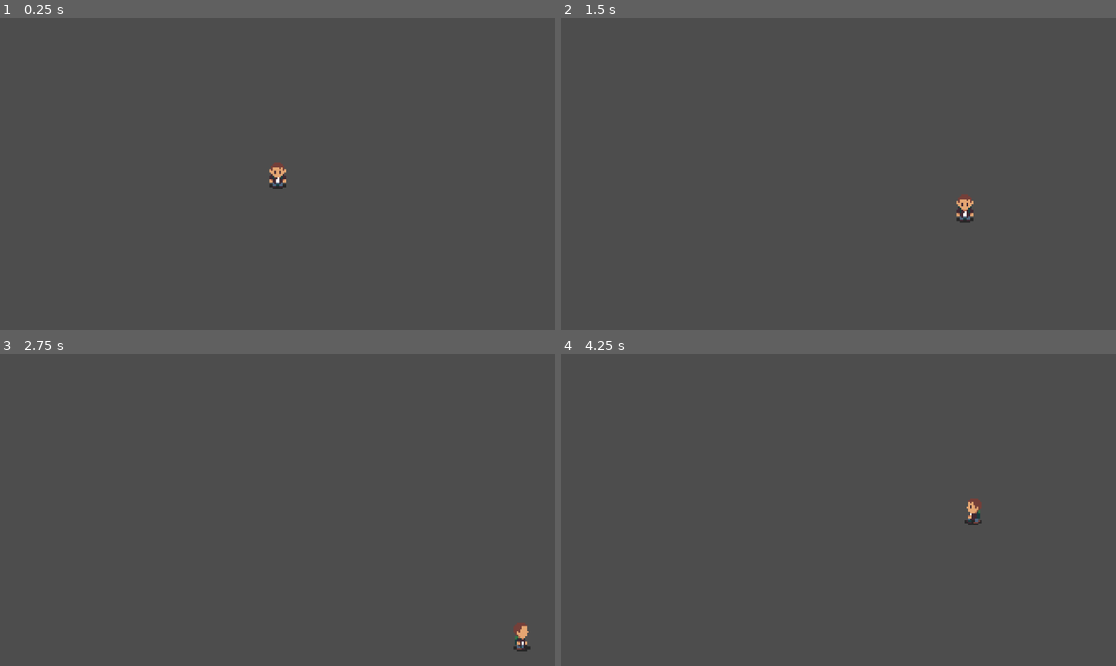
Above: before the commit, frames 1-4 (two rows, left to right).
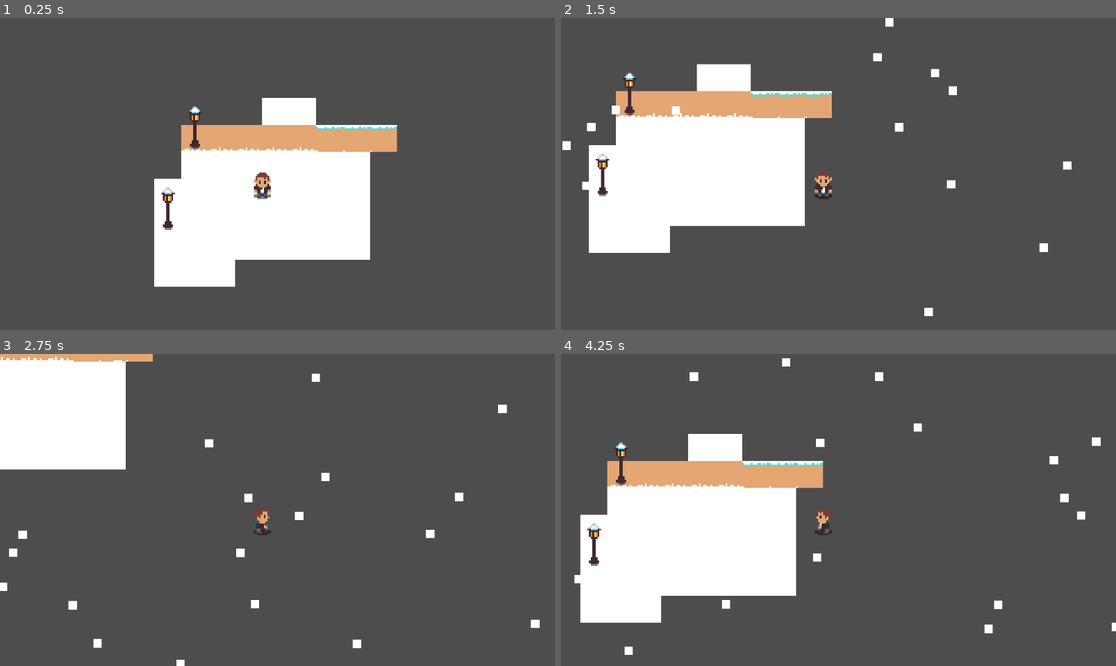
Above: after the commit, the same moments.

Repository: MatteoTMosca/sprig
Game: Godot game, scene res://world.tscn
Two runs of this game, one before a commit and one after it. Both use one fixed random seed, a clock stepped at 60 frames per second and the inputs below. Before the commit the project has no main scene; this scene is started directly in both runs.
Inputs:
- Up to frame 1 (0.25 s): no input
- Up to frame 2 (1.5 s): hold Right (right) 0.53-1.28 s; hold Down (down) from 1.28 s (still down)
- Up to frame 3 (2.75 s): release Down (down) at 2.03 s; hold Right (right) from 2.03 s (still down)
- Up to frame 4 (4.25 s): release Right (right) at 2.78 s; hold Up (up) 2.78-3.53 s; hold Left (left) from 3.53 s (still down)

The runs differ from the first frame. In frame 1, 19% of the frame differs, in the area x 27-72%, y 25-87%; in frame 2, 20%; in frame 3, 9.7%; in frame 4, 20%, in the area x 2-100%, y 1-97%.

Commit message:
working on map

Diff:
--- a/project.godot
+++ b/project.godot
@@ -11,6 +11,7 @@
 [application]
 
 config/name="Sprig"
+run/main_scene="uid://cn1fqgrh16cnq"
 config/features=PackedStringArray("4.4", "GL Compatibility")
 config/icon="res://icon.svg"
 
@@ -40,6 +41,26 @@
 "events": [Object(InputEventKey,"resource_local_to_scene":false,"resource_name":"","device":-1,"window_id":0,"alt_press …(195 unchanged characters)…
 ]
 }
+w={
+"deadzone": 0.2,
+"events": [Object(InputEventKey,"resource_local_to_scene":false,"resource_name":"","device":-1,"window_id":0,"alt_pressed":false,"shift_pressed":false,"ctrl_pressed":false,"meta_pressed":false,"pressed":false,"keycode":0,"physical_keycode":87,"key_label":0,"unicode":119,"location":0,"echo":false,"script":null)
+]
+}
+a={
+"deadzone": 0.2,
+"events": [Object(InputEventKey,"resource_local_to_scene":false,"resource_name":"","device":-1,"window_id":0,"alt_pressed":false,"shift_pressed":false,"ctrl_pressed":false,"meta_pressed":false,"pressed":false,"keycode":0,"physical_keycode":65,"key_label":0,"unicode":97,"location":0,"echo":false,"script":null)
+]
+}
+s={
+"deadzone": 0.2,
+"events": [Object(InputEventKey,"resource_local_to_scene":false,"resource_name":"","device":-1,"window_id":0,"alt_pressed":false,"shift_pressed":false,"ctrl_pressed":false,"meta_pressed":false,"pressed":false,"keycode":0,"physical_keycode":83,"key_label":0,"unicode":115,"location":0,"echo":false,"script":null)
+]
+}
+d={
+"deadzone": 0.2,
+"events": [Object(InputEventKey,"resource_local_to_scene":false,"resource_name":"","device":-1,"window_id":0,"alt_pressed":false,"shift_pressed":false,"ctrl_pressed":false,"meta_pressed":false,"pressed":false,"keycode":0,"physical_keycode":68,"key_label":0,"unicode":100,"location":0,"echo":false,"script":null)
+]
+}
 
 [rendering]
 
--- a/resources/scene/player.tscn
+++ b/resources/scene/player.tscn
@@ -43,21 +43,21 @@
 atlas = ExtResource("2_dkm6r")
 region = Rect2(720, 0, 18, 18)
 
+[sub_resource type="AtlasTexture" id="AtlasTexture_a2n5d"]
+atlas = ExtResource("2_dkm6r")
+region = Rect2(180, 0, 18, 18)
+
+[sub_resource type="AtlasTexture" id="AtlasTexture_dkm6r"]
+atlas = ExtResource("2_dkm6r")
+region = Rect2(198, 0, 18, 18)
+
 [sub_resource type="AtlasTexture" id="AtlasTexture_8yp2d"]
 atlas = ExtResource("2_dkm6r")
-region = Rect2(468, 0, 18, 18)
+region = Rect2(216, 0, 18, 18)
 
 [sub_resource type="AtlasTexture" id="AtlasTexture_flrs6"]
 atlas = ExtResource("2_dkm6r")
-region = Rect2(486, 0, 18, 18)
-
-[sub_resource type="AtlasTexture" id="AtlasTexture_xu3na"]
-atlas = ExtResource("2_dkm6r")
-region = Rect2(504, 0, 18, 18)
-
-[sub_resource type="AtlasTexture" id="AtlasTexture_f1roc"]
-atlas = ExtResource("2_dkm6r")
-region = Rect2(522, 0, 18, 18)
+region = Rect2(234, 0, 18, 18)
 
 [sub_resource type="AtlasTexture" id="AtlasTexture_80toy"]
 atlas = ExtResource("2_dkm6r")
@@ -170,16 +170,16 @@
 }, {
 "frames": [{
 "duration": 1.0,
+"texture": SubResource("AtlasTexture_a2n5d")
+}, {
+"duration": 1.0,
+"texture": SubResource("AtlasTexture_dkm6r")
+}, {
+"duration": 1.0,
 "texture": SubResource("AtlasTexture_8yp2d")
 }, {
 "duration": 1.0,
 "texture": SubResource("AtlasTexture_flrs6")
-}, {
-"duration": 1.0,
-"texture": SubResource("AtlasTexture_xu3na")
-}, {
-"duration": 1.0,
-"texture": SubResource("AtlasTexture_f1roc")
 }],
 "loop": true,
 "name": &"e_walk",
--- a/resources/scripts/player.gd
+++ b/resources/scripts/player.gd
@@ -21,11 +21,11 @@
 	if player_state == "idle":
 		$AnimatedSprite2D.play("idle")
 	if player_state == "walking":
-		if dir.y == -1:
+		if dir.y < 0:
 			$AnimatedSprite2D.play('n_walk')
 		if dir.x == 1:
 			$AnimatedSprite2D.play("e_walk")
-		if dir.y == 1:
+		if dir.y > 0:
 			$AnimatedSprite2D.play("s_walk")
 		if dir.x == -1:
 			$AnimatedSprite2D.play('w_walk')
--- a/world.tscn
+++ b/world.tscn
@@ -1,10 +1,157 @@
-[gd_scene load_steps=2 format=3 uid="uid://cn1fqgrh16cnq"]
+[gd_scene load_steps=9 format=3 uid="uid://cn1fqgrh16cnq"]
 
 [ext_resource type="PackedScene" uid="uid://d2wicevha2y3e" path="res://resources/scene/player.tscn" id="1_f3sb7"]
+[ext_resource type="Texture2D" uid="uid://opwo3wa4jdqy" path="res://resources/sprites/rpg_asset_pack_v2.0/assets/art/asset_packs/rpg_asset_pack_v2.0/objects/outdoor/lamp-post.png" id="2_aqk2v"]
+[ext_resource type="Texture2D" uid="uid://cowvsrc73yo6x" path="res://resources/sprites/rpg_asset_pack_v2.0/assets/art/asset_packs/rpg_asset_pack_v2.0/areas/tiles/outdoor-snow-and-pathway.png" id="2_tlwt5"]
+[ext_resource type="Texture2D" uid="uid://oxjtb8s7t70s" path="res://resources/sprites/AssetJam2_SnowyTiles/AssetJam2_SnowyTiles/assets/Tiles/Ground Tiles/tile_ground_31.png" id="3_aqk2v"]
+
+[sub_resource type="TileSetAtlasSource" id="TileSetAtlasSource_pkg7o"]
+texture = ExtResource("2_aqk2v")
+0:0/0 = 0
+1:0/0 = 0
+2:0/0 = 0
+3:0/0 = 0
+0:1/0 = 0
+1:1/0 = 0
+2:1/0 = 0
+3:1/0 = 0
+
+[sub_resource type="TileSetAtlasSource" id="TileSetAtlasSource_036b0"]
+texture = ExtResource("2_tlwt5")
+1:0/0 = 0
+2:0/0 = 0
+3:0/0 = 0
+4:0/0 = 0
+5:0/0 = 0
+6:0/0 = 0
+7:0/0 = 0
+8:0/0 = 0
+9:0/0 = 0
+10:0/0 = 0
+0:1/0 = 0
+1:1/0 = 0
+2:1/0 = 0
+3:1/0 = 0
+4:1/0 = 0
+5:1/0 = 0
+6:1/0 = 0
+7:1/0 = 0
+8:1/0 = 0
+9:1/0 = 0
+10:1/0 = 0
+0:2/0 = 0
+1:2/0 = 0
+2:2/0 = 0
+3:2/0 = 0
+4:2/0 = 0
+5:2/0 = 0
+6:2/0 = 0
+7:2/0 = 0
+8:2/0 = 0
+9:2/0 = 0
+10:2/0 = 0
+0:3/0 = 0
+1:3/0 = 0
+2:3/0 = 0
+3:3/0 = 0
+4:3/0 = 0
+5:3/0 = 0
+6:3/0 = 0
+7:3/0 = 0
+8:3/0 = 0
+9:3/0 = 0
+10:3/0 = 0
+0:4/0 = 0
+1:4/0 = 0
+2:4/0 = 0
+3:4/0 = 0
+4:4/0 = 0
+5:4/0 = 0
+6:4/0 = 0
+7:4/0 = 0
+8:4/0 = 0
+9:4/0 = 0
+10:4/0 = 0
+0:5/0 = 0
+1:5/0 = 0
+2:5/0 = 0
+3:5/0 = 0
+4:5/0 = 0
+5:5/0 = 0
+6:5/0 = 0
+7:5/0 = 0
+8:5/0 = 0
+9:5/0 = 0
+10:5/0 = 0
+0:6/0 = 0
+1:6/0 = 0
+2:6/0 = 0
+3:6/0 = 0
+4:6/0 = 0
+5:6/0 = 0
+6:6/0 = 0
+7:6/0 = 0
+8:6/0 = 0
+9:6/0 = 0
+10:6/0 = 0
+0:7/0 = 0
+1:7/0 = 0
+2:7/0 = 0
+3:7/0 = 0
+4:7/0 = 0
+5:7/0 = 0
+6:7/0 = 0
+7:7/0 = 0
+8:7/0 = 0
+9:7/0 = 0
+10:7/0 = 0
+0:8/0 = 0
+1:8/0 = 0
+2:8/0 = 0
+3:8/0 = 0
+4:8/0 = 0
+5:8/0 = 0
+6:8/0 = 0
+7:8/0 = 0
+8:8/0 = 0
+9:8/0 = 0
+10:8/0 = 0
+0:9/0 = 0
+1:9/0 = 0
+
+[sub_resource type="TileSetAtlasSource" id="TileSetAtlasSource_dwbse"]
+texture = ExtResource("3_aqk2v")
+
+[sub_resource type="TileSet" id="TileSet_pkg7o"]
+sources/1 = SubResource("TileSetAtlasSource_036b0")
+sources/3 = SubResource("TileSetAtlasSource_dwbse")
+sources/0 = SubResource("TileSetAtlasSource_pkg7o")
 
 [node name="world" type="Node2D"]
 
-[node name="Camera2D" type="Camera2D" parent="."]
+[node name="player" parent="." instance=ExtResource("1_f3sb7")]
+
+[node name="Camera2D" type="Camera2D" parent="player"]
+position = Vector2(9, -6)
 zoom = Vector2(3.5, 3.5)
 
-[node name="player" parent="." instance=ExtResource("1_f3sb7")]
+[node name="CPUParticles2D" type="CPUParticles2D" parent="player"]
+position = Vector2(-2, -237)
+amount = 100
+emission_shape = 3
+emission_rect_extents = Vector2(300, 1)
+scale_amount_min = 5.0
+scale_amount_max = 5.0
+
+[node name="TileMap" type="TileMap" parent="."]
+position = Vector2(0, -3)
+tile_set = SubResource("TileSet_pkg7o")
+format = 2
+layer_0/name = "1"
+layer_0/z_index = -2
+layer_0/tile_data = PackedInt32Array(196606, 65537, 0, 196607, 65537, 0, 131072, 65537, 0, 131073, 65537, 0, 131074, 65537, 0, 131075, 65537, 0, 65539, 65537, 0, 3, 65537, 0, -65533, 65537, 0, -65534, 65537, 0, -131070, 589825, 3, -131071, 589825, 3, -196607, 65537, 0, -196608, 65537, 0, -65537, 131073, 4, -65538, 131073, 4, -65539, 131073, 4, -3, 65537, 0, 65532, 65537, 0, 131068, 65537, 0, 196604, 65537, 0, 262140, 65537, 0, 262141, 65537, 0, 262142, 65537, 0, 131070, 65537, 0, 65534, 65537, 0, -2, 65537, 0, 131071, 65537, 0, 65535, 65537, 0, -1, 65537, 0, 131069, 65537, 0, 196605, 65537, 0, 65533, 65537, 0, 65536, 65537, 0, 65537, 65537, 0, 1, 65537, 0, -65536, 65537, 0, -131072, 131073, 4, 0, 65537, 0, -65535, 65537, 0, 2, 65537, 0, 65538, 65537, 0, -131069, 589825, 3, -131068, 589825, 3)
+layer_1/name = "2"
+layer_1/z_index = -1
+layer_1/tile_data = PackedInt32Array(-65539, 196609, 1, -65538, 196609, 1, -65537, 196609, 1, -131072, 196609, 1, -131071, 196609, 1)
+layer_2/name = "3"
+layer_2/tile_data = PackedInt32Array(-131075, 0, 0, -65539, 0, 1, 65532, 0, 0, 131068, 0, 1)
Not shown, added: Resources.txt
